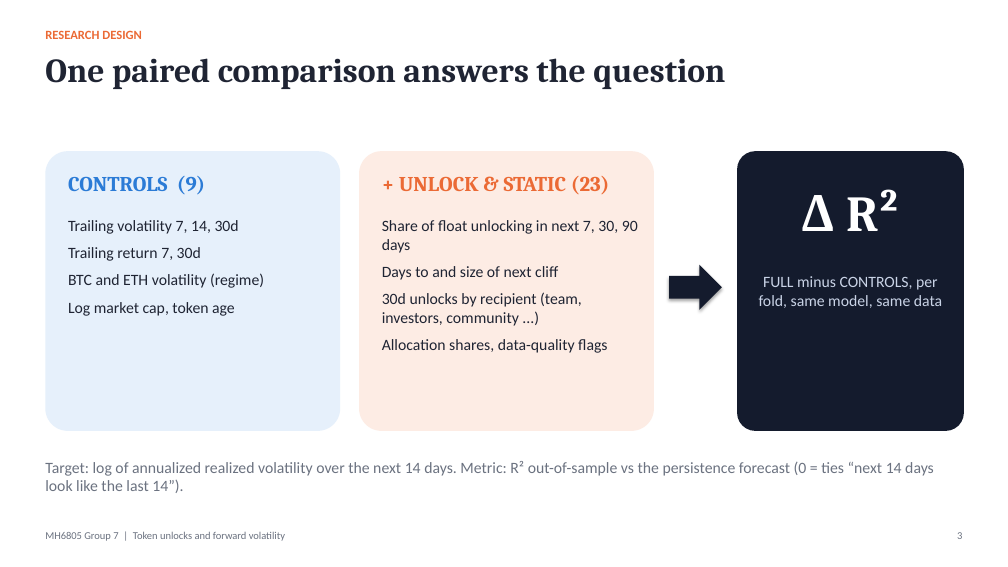
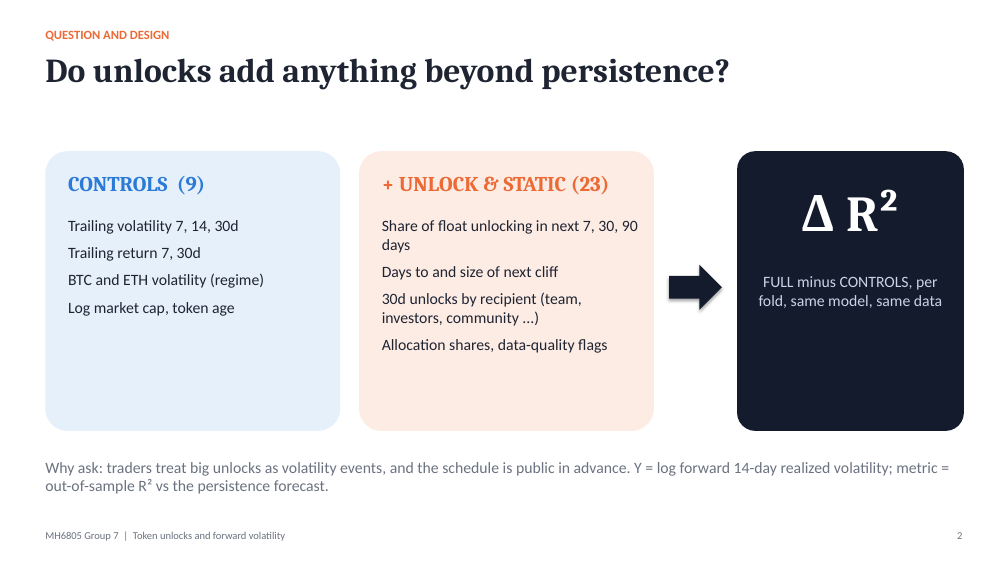
Before and after one commit to watersalamander/MH6805A-Project-Group7, a slide deck: slide 2 of report/Group7_Presentation_DRAFT.pptx (slide 3 before the commit). Drawn at 1008x567 pixels with LibreOffice and Linux fonts; fonts in the diff are those of the drawing. Boxes give left, top, right and bottom in pixels: in the first picture for what was removed or moved away, otherwise in the second. Text is boxed around its words. In the diff, an @@ line names an element or a change of style, - is before the commit and + after.

```diff
--- a/report/Group7_Presentation_DRAFT.pptx
+++ b/report/Group7_Presentation_DRAFT.pptx
@@ text at box(45, 30, 170, 41): text changed @@
-RESEARCH DESIGN
+QUESTION AND DESIGN
@@ text at box(45, 58, 730, 90): text changed @@
-One paired comparison answers the question
+Do unlocks add anything beyond persistence?
@@ text at box(45, 462, 937, 494): text changed @@
-Target: log of annualized realized volatility over the next 14 days. Metric: R² out-of-sample vs the persistence forecast (0 = ties “next 14 days look like the last 14”).
+Why ask: traders treat big unlocks as volatility events, and the schedule is public in advance. Y = log forward 14-day realized volatility; metric = out-of-sample R² vs the persistence forecast.
```
Also in this commit, not shown: 10 other slides changed, 5 slides removed, 2 other files.
